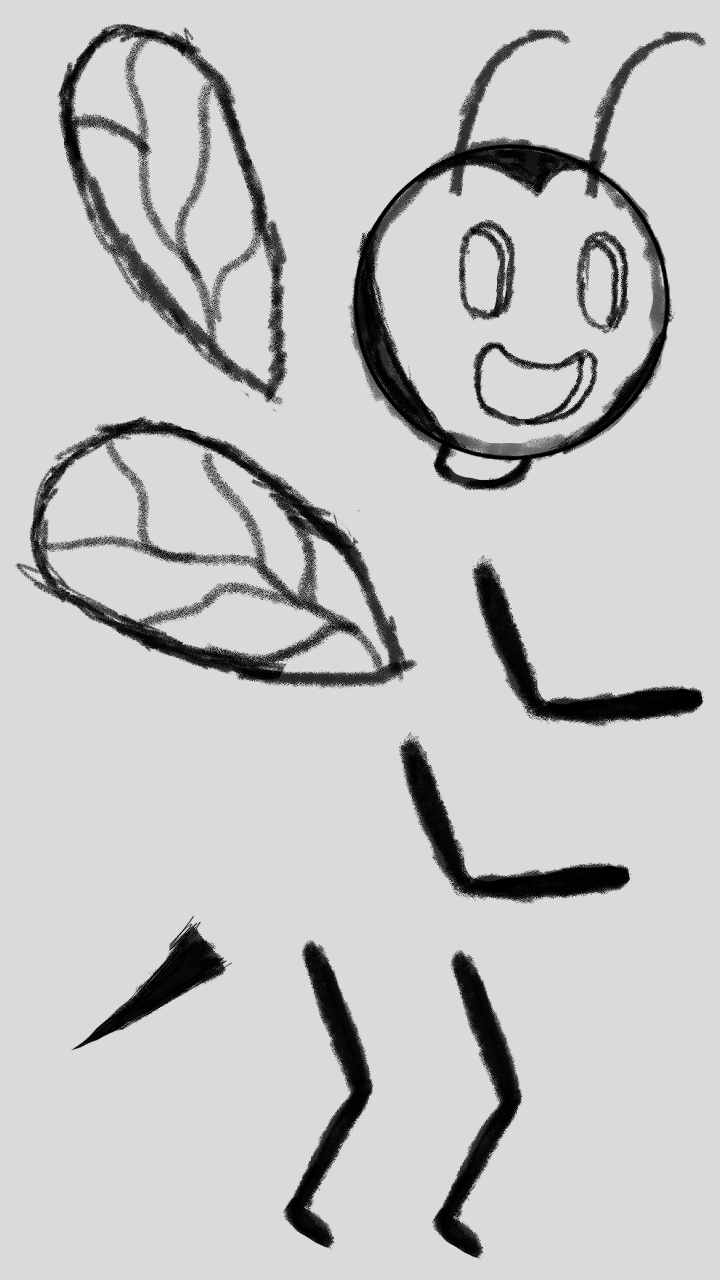
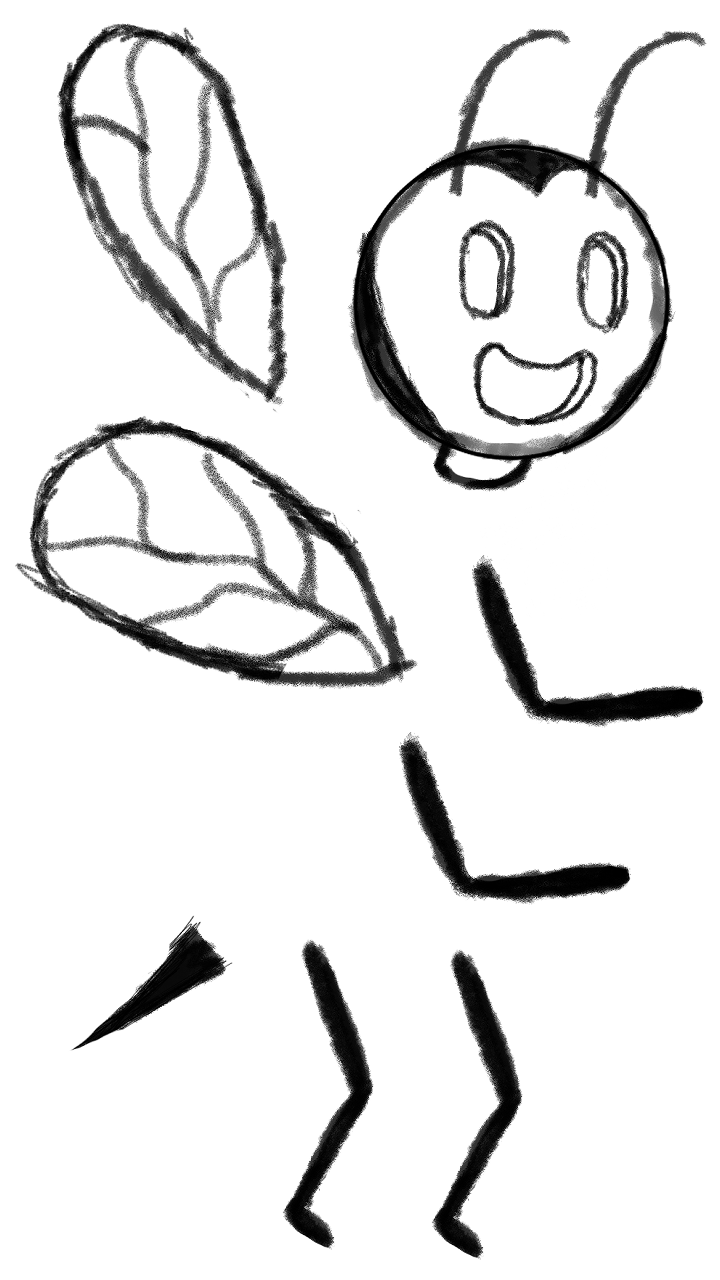
Comparing the layer stacks of the two 720×1280 images. Changes:
hid "Paper" over (0, 0, 720, 1280)
